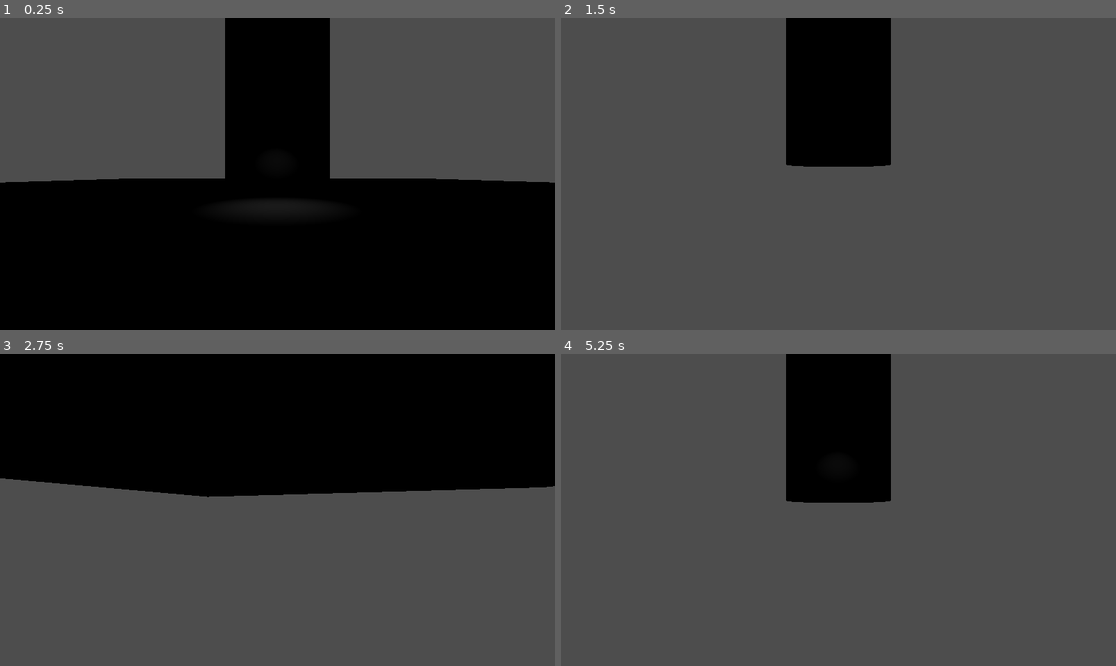
Above: before the commit, frames 1-4 (two rows, left to right).
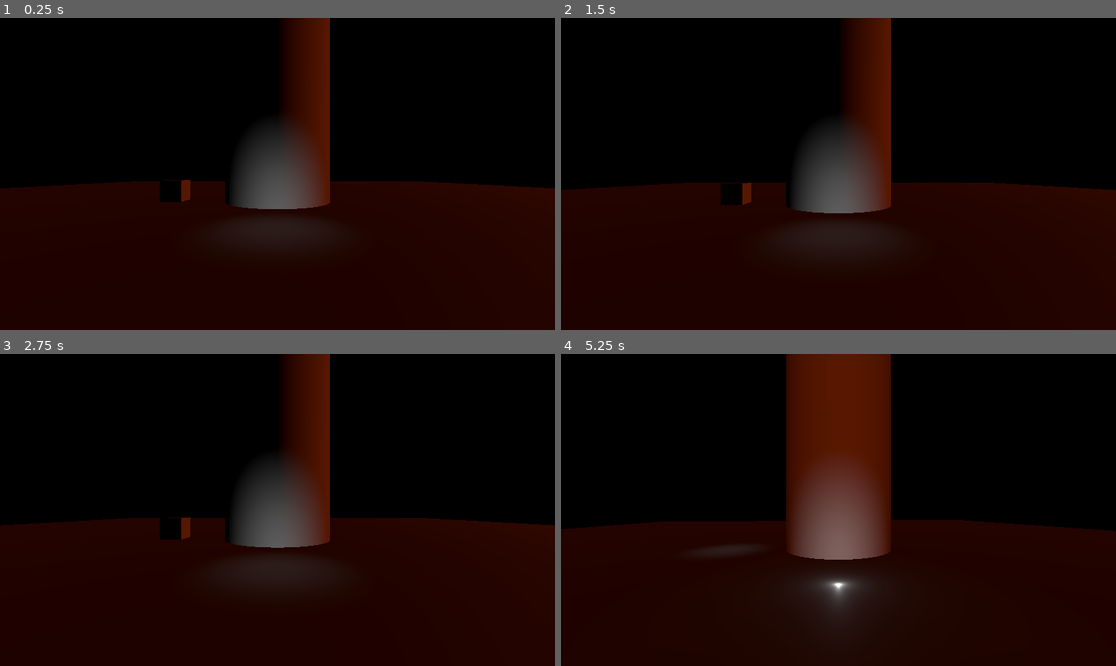
Above: after the commit, the same moments.

Repository: punchcafe/duskfall
Game: Godot game, scene res://world.tscn
The game is run twice, just before and just after one commit, with the same random seed, the same clock (stepped at 60 frames per second) and the same inputs.
Inputs:
- Up to frame 1 (0.25 s): no input
- Up to frame 2 (1.5 s): tap Enter at 0.5 s; hold Right (ui_right) 0.53-1.28 s; hold Space (jump, bound only after the commit) 0.53-1.28 s; hold Down (ui_down) from 1.28 s (still down); tap Space (jump, bound only after the commit) at 1.35 s
- Up to frame 3 (2.75 s): tap Space (jump, bound only after the commit) at 1.52, 1.82 s; release Down (ui_down) at 2.03 s; hold Right (ui_right) from 2.03 s (still down); hold Space (jump, bound only after the commit) from 2.03 s (still down)
- Up to frame 4 (5.25 s): release Right (ui_right) at 2.78 s; release Space (jump, bound only after the commit) at 2.78 s; hold Up (ui_up) 2.78-3.53 s; tap Space (jump, bound only after the commit) at 2.85, 3.02, 3.32, 4.35, 4.52, 4.82 s; hold Space (jump, bound only after the commit) 3.53-4.28 s; hold Left (ui_left) 3.53-5.03 s; hold Down (ui_down) from 5.03 s (still down); hold Space (jump, bound only after the commit) from 5.03 s (still down)

The runs differ from the first frame. In frame 1, 93% of the frame differs, in the area x 0-100%, y 0-100%; in frame 2, 94%; in frame 3, 59%; in frame 4, 99%.

Commit message:
:sparkles: add loose player light, collision cube and lighting

Diff:
--- a/Player.gd
+++ b/Player.gd
@@ -1,17 +1,29 @@
-extends Node3D
+extends CharacterBody3D
 
 
 func _ready():
 	pass
 
+var _velocity := Vector3(0,0,0)
+
 func _process(delta):
-	if Input.is_action_pressed("ui_left"):
-		get_parent().rotate(Vector3(0,1,0), 0.05)
-	if Input.is_action_pressed("ui_right"):
-		get_parent().rotate(Vector3(0,1,0), -0.05)
-	if Input.is_action_pressed("ui_up"):
-		var new_position = self.position + Vector3(0,.1,0)
-		self.set_position(new_position)
-	if Input.is_action_pressed("ui_down"):
-		var new_position = self.position + Vector3(0,-.1,0)
-		self.set_position(new_position)
+	self._apply_gravity_acceleration(delta)
+	var ground_collision = self._move_and_collide_in_y(delta)
+
+	if ground_collision:
+		if Input.is_action_pressed("jump"):
+			self._velocity += Vector3(0, 10, 0)
+		elif Input.is_action_pressed("ui_left"):
+			self._velocity.x = 0.05
+		elif Input.is_action_pressed("ui_right"):
+			self._velocity.x = -0.05
+		else:
+			self._velocity.x = 0
+	get_parent().rotate(Vector3(0,1,0), self._velocity.x)
+
+func _apply_gravity_acceleration(delta) -> void:
+	self._velocity += Vector3(0, -9.8 * delta * 4, 0)
+
+func _move_and_collide_in_y(delta) -> KinematicCollision3D:
+	var y_component = Vector3(0, self._velocity.y * delta, 0)
+	return self.move_and_collide(y_component)
--- a/project.godot
+++ b/project.godot
@@ -15,6 +15,14 @@
 config/features=PackedStringArray("4.1", "GL Compatibility")
 config/icon="res://icon.svg"
 
+[input]
+
+jump={
+"deadzone": 0.5,
+"events": [Object(InputEventKey,"resource_local_to_scene":false,"resource_name":"","device":0,"window_id":0,"alt_pressed":false,"shift_pressed":false,"ctrl_pressed":false,"meta_pressed":false,"pressed":false,"keycode":0,"physical_keycode":32,"key_label":0,"unicode":0,"echo":false,"script":null)
+]
+}
+
 [rendering]
 
 renderer/rendering_method="gl_compatibility"
--- a/world.tscn
+++ b/world.tscn
@@ -1,6 +1,8 @@
-[gd_scene load_steps=5 format=3 uid="uid://uuktlcsrh6vr"]
+[gd_scene load_steps=10 format=3 uid="uid://uuktlcsrh6vr"]
 
 [ext_resource type="Script" path="res://Player.gd" id="1_78cey"]
+
+[sub_resource type="BoxShape3D" id="BoxShape3D_s1er0"]
 
 [sub_resource type="CylinderMesh" id="CylinderMesh_jjons"]
 
@@ -8,29 +10,66 @@
 
 [sub_resource type="BoxMesh" id="BoxMesh_n1wpq"]
 
+[sub_resource type="BoxShape3D" id="BoxShape3D_rvmpb"]
+
+[sub_resource type="BoxMesh" id="BoxMesh_kfqmw"]
+
+[sub_resource type="Sky" id="Sky_caxtg"]
+
+[sub_resource type="Environment" id="Environment_g7f58"]
+background_mode = 2
+background_energy_multiplier = 5.59
+sky = SubResource("Sky_caxtg")
+sky_custom_fov = 14.2
+ambient_light_color = Color(0.164706, 0.176471, 0.45098, 1)
+reflected_light_source = 2
+
 [node name="World" type="Node3D"]
 
 [node name="Player Orbit" type="Node3D" parent="."]
 
-[node name="Player" type="Node3D" parent="Player Orbit"]
-transform = Transform3D(1, 0, 0, 0, 1, 0, 0, 0, 1, 5, 0, 0)
+[node name="Player" type="CharacterBody3D" parent="Player Orbit"]
+transform = Transform3D(1, 0, 0, 0, 1, 0, 0, 0, 1, 5, 0.730771, 0)
 script = ExtResource("1_78cey")
 
 [node name="Camera3D" type="Camera3D" parent="Player Orbit/Player"]
 transform = Transform3D(-4.37114e-08, 0, 1, 0, 1, 0, -1, 0, -4.37114e-08, 5, 0.767, 0)
 
+[node name="CollisionShape3D" type="CollisionShape3D" parent="Player Orbit/Player"]
+shape = SubResource("BoxShape3D_s1er0")
+
+[node name="OmniLight3D" type="OmniLight3D" parent="Player Orbit/Player"]
+transform = Transform3D(1, 0, 0, 0, 1, 0, 0, 0, 1, 0, -1.05096, 0)
+
 [node name="MeshInstance3D" type="MeshInstance3D" parent="."]
 transform = Transform3D(5, 0, 0, 0, 5, 0, 0, 0, 5, 0, 5, 0)
 mesh = SubResource("CylinderMesh_jjons")
 
-[node name="Floor" type="Area3D" parent="."]
-transform = Transform3D(50, 0, 0, 0, 1, 0, 0, 0, 50, 0, -0.5, 0)
+[node name="Floor" type="StaticBody3D" parent="."]
 
 [node name="CollisionShape3D" type="CollisionShape3D" parent="Floor"]
+transform = Transform3D(50, 0, 0, 0, 50, 0, 0, 0, 50, 0, -24.9656, 0)
 shape = SubResource("BoxShape3D_mi577")
 
 [node name="MeshInstance3D" type="MeshInstance3D" parent="Floor"]
+transform = Transform3D(50, 0, 0, 0, 4, 0, 0, 0, 50, 0, -2, 0)
 mesh = SubResource("BoxMesh_n1wpq")
 
 [node name="SpotLight3D" type="SpotLight3D" parent="."]
 transform = Transform3D(1, 0, 0, 0, -0.0239088, 0.999714, 0, -0.999714, -0.0239088, 5.11652, 4.42018, 0)
+
+[node name="StaticBody3D" type="StaticBody3D" parent="."]
+transform = Transform3D(1, 0, 0, 0, 1, 0, 0, 0, 1, 0, 0.5, 5)
+
+[node name="CollisionShape3D" type="CollisionShape3D" parent="StaticBody3D"]
+shape = SubResource("BoxShape3D_rvmpb")
+
+[node name="MeshInstance3D" type="MeshInstance3D" parent="StaticBody3D"]
+mesh = SubResource("BoxMesh_kfqmw")
+
+[node name="WorldEnvironment" type="WorldEnvironment" parent="."]
+environment = SubResource("Environment_g7f58")
+
+[node name="DirectionalLight3D" type="DirectionalLight3D" parent="."]
+transform = Transform3D(1, 0, 0, 0, -0.990734, 0.135819, 0, -0.135819, -0.990734, 0, 13.4763, -44.5813)
+light_color = Color(0.596078, 0.184314, 0, 1)
